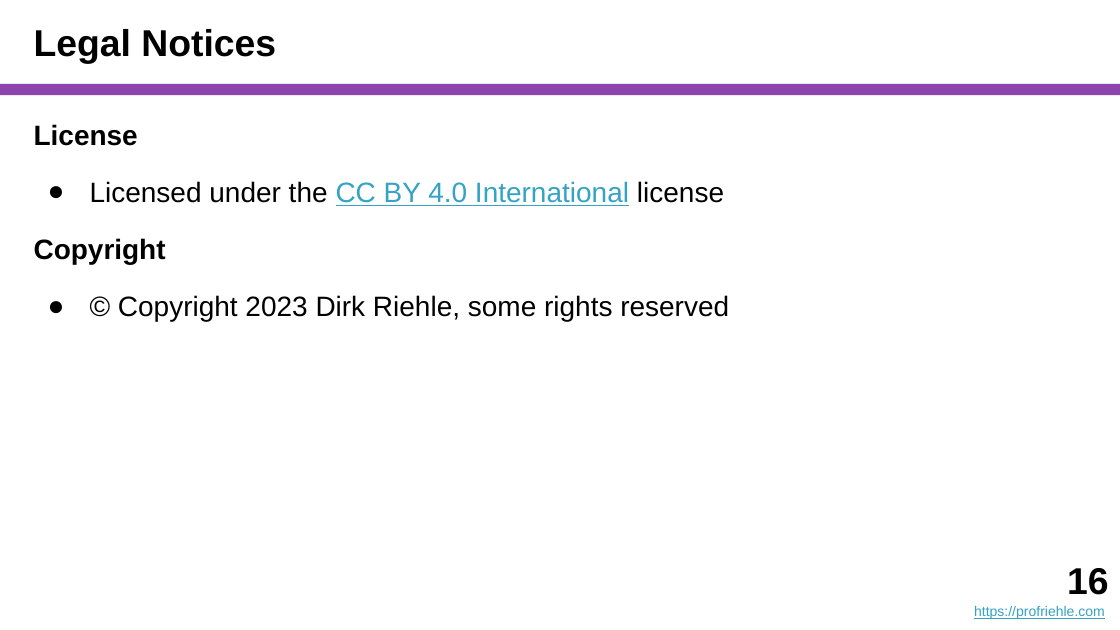
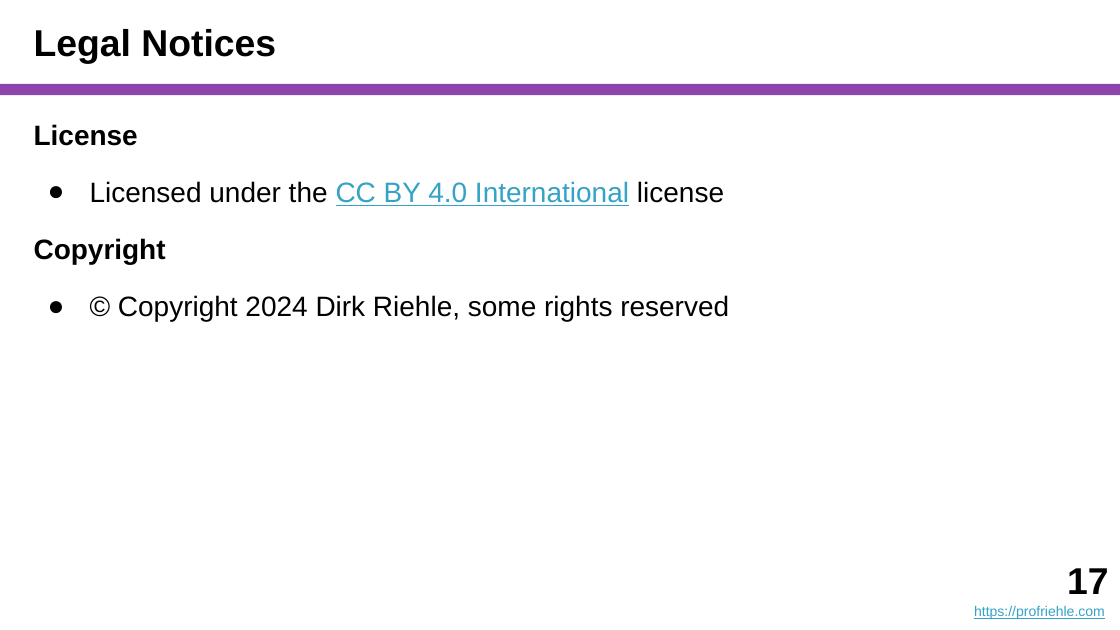
Before and after one commit to dirkriehle/coach-course, a slide deck: slide 17 of Lecture Slides/COACH A01 - Introduction.pptx (slide 16 before the commit). Drawn at 1120x630 pixels with LibreOffice and Linux fonts; fonts in the diff are those of the drawing. Boxes give left, top, right and bottom in pixels: in the first picture for what was removed or moved away, otherwise in the second. Text is boxed around its words. In the diff, an @@ line names an element or a change of style, - is before the commit and + after.

```diff
--- a/Lecture Slides/COACH A01 - Introduction.pptx
+++ b/Lecture Slides/COACH A01 - Introduction.pptx
@@ text at box(118, 295, 729, 322): text changed @@
-● © Copyright 2023 Dirk Riehle, some rights reserved
+● © Copyright 2024 Dirk Riehle, some rights reserved
@@ text at box(1067, 568, 1108, 594): text changed @@
-16
+17
```
Also in this commit, not shown: 5 other slides changed, 1 slide added, 3 other files.
